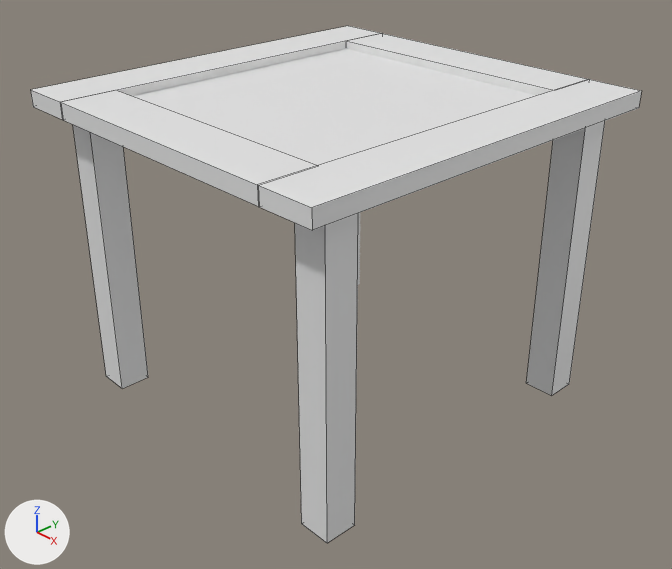
The Blender file blender-a-day/01-side-table.blend: old version first, new version second.
Rendered twice from a 50 mm camera at (1.044, -0.983, 0.419) aimed at (0.022, -0.021, -0.304). The axes (+X, +Y, +Z) are drawn at lower left. The lights are the same throughout. Mesh edges are drawn as thin lines.

In view in the first picture: 'Left Top', 'Left Top.001', 'Left Top.002', 'Leg', 'Leg.001', 'Leg.002', 'Right Top', 'Top'.
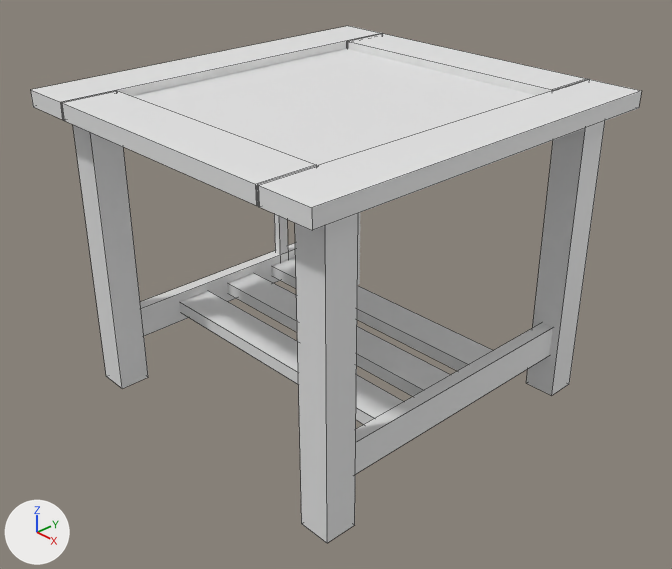
Commit message: halfway through 01 table

Boxes (x1, y1, x2, y2) around the edits, measured in the pictures (672 x 569 px):
```json
{"object": "Bottom Crossbar", "change": "added", "after": [180, 257, 493, 424]}
{"object": "Left Top.004", "change": "added", "after": [355, 323, 552, 474]}
{"object": "Left Top.003", "change": "added", "after": [140, 243, 296, 336]}
{"object": "Leg.004", "change": "added", "after": [274, 214, 288, 254]}
```

Edits to the scene script, one JSON object a line:
```json
{"op": "add", "block": "me_cube_005", "code": ["me_cube_005 = me_cube_004.copy(); me_cube_005.name = 'Cube.005'  # the mesh of ob_left_top_002"]}
{"op": "add", "block": "ob_leg_004", "code": ["ob_leg_004 = bpy.data.objects.new('Leg.004', me_cube_001.copy())  # the mesh of ob_leg_002", "ob_leg_004.location = (-0.272, 0.105, -0.27)", "ob_leg_004.scale = (-0.00701, -0.0105, -0.135)"]}
{"op": "add", "block": "ob_bottom_crossbar", "code": ["ob_bottom_crossbar = bpy.data.objects.new('Bottom Crossbar', me_cube_004.copy())  # the mesh of ob_left_top_002", "ob_bottom_crossbar.location = (-0.002, -0.119, -0.413)", "ob_bottom_crossbar.rotation_euler = (0.0, 9.425, 1.571)  # degrees (0, 180, 90)", "ob_bottom_crossbar.scale = (0.0325, -0.268, -0.0115)", "_m = ob_bottom_crossbar.modifiers.new('Array', 'ARRAY')", "_m.count = 3", "_m.constant_offset_displace = (0.0, 0.0, 0.0)", "_m.relative_offset_displace = (-1.7, 0.0, 0.0)"]}
{"op": "add", "block": "ob_left_top_004", "code": ["ob_left_top_004 = bpy.data.objects.new('Left Top.004', me_cube_005)", "ob_left_top_004.location = (0.272, -0.002, -0.413)", "ob_left_top_004.rotation_euler = (0.0, 1.571, 0.0)  # degrees (0, 90, 0)", "ob_left_top_004.scale = (0.0282, -0.276, -0.0115)"]}
{"op": "add", "block": "ob_left_top_003", "code": ["ob_left_top_003 = bpy.data.objects.new('Left Top.003', me_cube_005)", "ob_left_top_003.location = (-0.273, -0.002, -0.413)", "ob_left_top_003.rotation_euler = (0.0, 1.571, 0.0)  # degrees (0, 90, 0)", "ob_left_top_003.scale = (0.0282, -0.276, -0.0115)"]}
```
